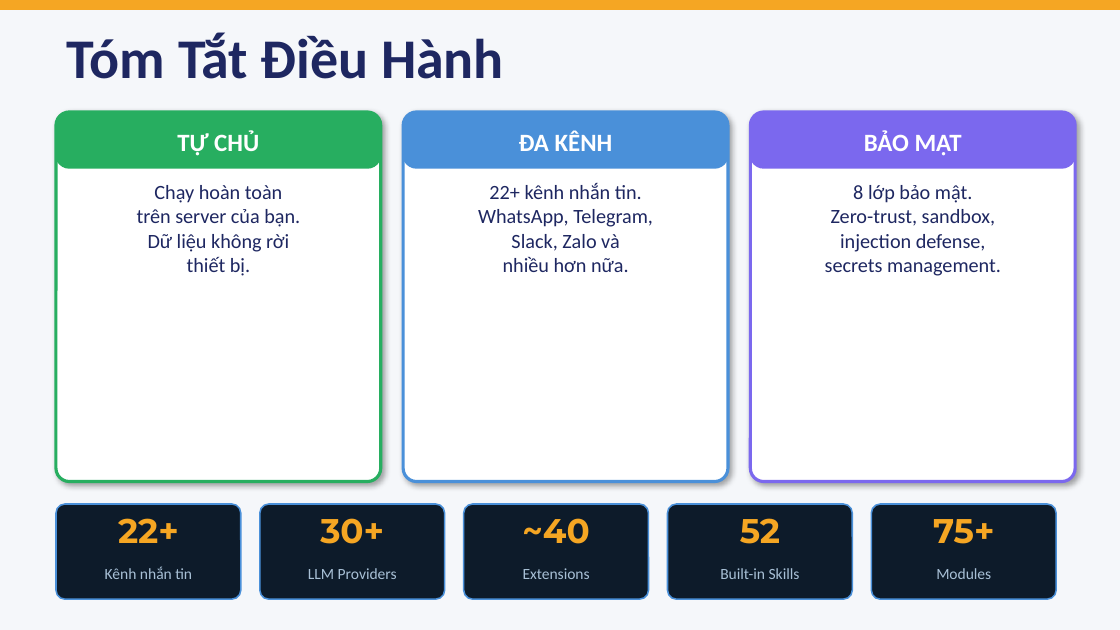
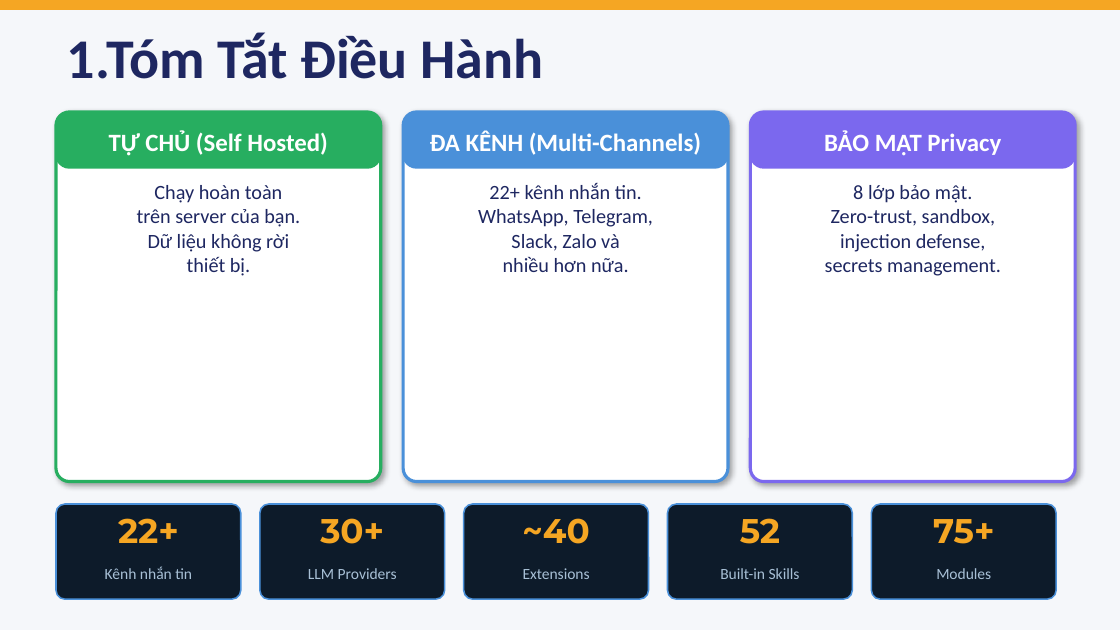
Before and after one commit to dvduongth/research_doc, a slide deck: slide 3 of open_claw/presentation/OpenClaw_Presentation.pptx. Drawn at 1120x630 pixels with LibreOffice and Linux fonts; fonts in the diff are those of the drawing. Boxes give left, top, right and bottom in pixels: in the first picture for what was removed or moved away, otherwise in the second. Text is boxed around its words. In the diff, an @@ line names an element or a change of style, - is before the commit and + after.

```diff
--- a/open_claw/presentation/OpenClaw_Presentation.pptx
+++ b/open_claw/presentation/OpenClaw_Presentation.pptx
@@ text at (x1=67, y1=32, x2=544, y2=79): text changed @@
-Tóm Tắt Điều Hành
+1.Tóm Tắt Điều Hành
@@ text at (x1=109, y1=131, x2=327, y2=156): text changed @@
-TỰ CHỦ
+TỰ CHỦ (Self Hosted)
@@ text at (x1=430, y1=131, x2=701, y2=155): text changed @@
-ĐA KÊNH
+ĐA KÊNH (Multi-Channels)
@@ text at (x1=824, y1=131, x2=1001, y2=156): text changed @@
-BẢO MẬT
+BẢO MẬT Privacy
```
Also in this commit, not shown: 10 other slides changed, 4 slides added, 47 other files.
